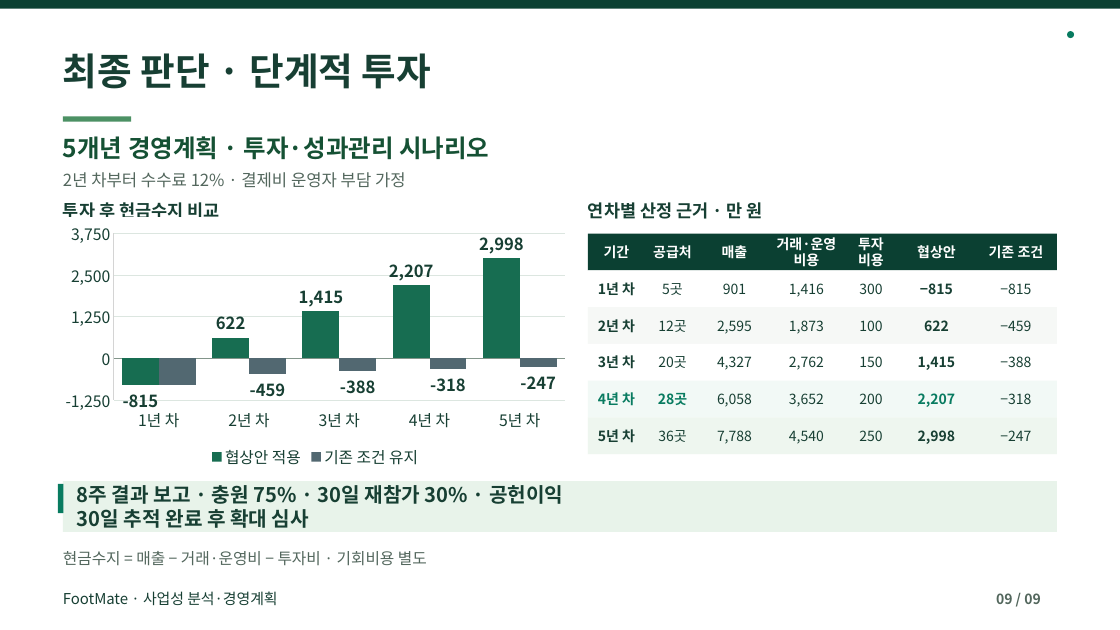
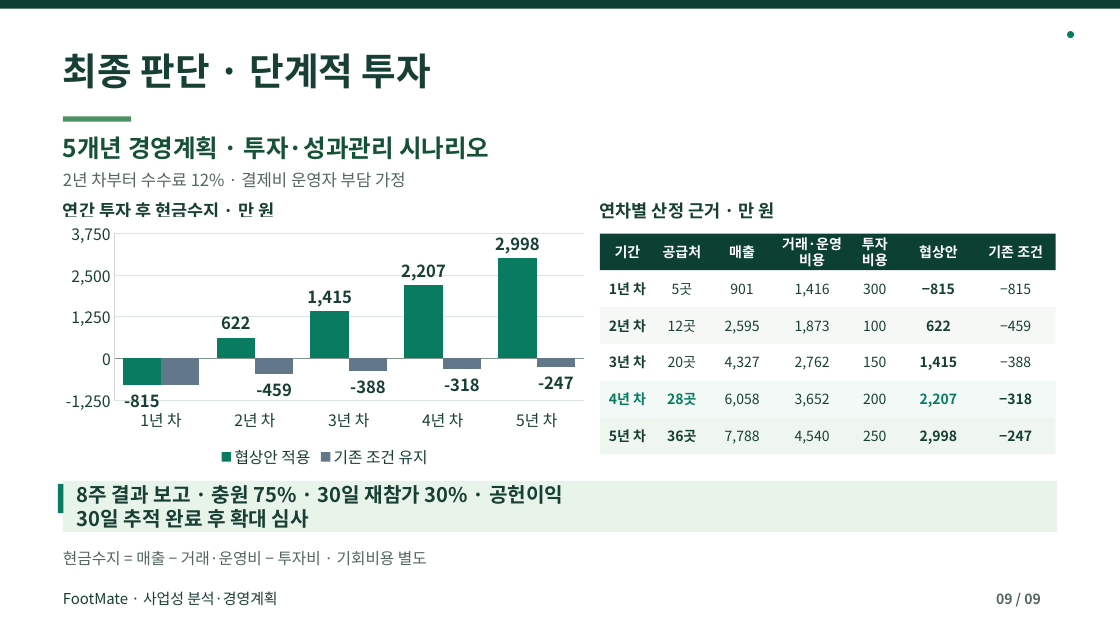
Before and after one commit to dohyunkimmm/footmate-case-study, a slide deck: slide 9 of src/case-study/downloads/footmate_report.pptx. Drawn at 1120x630 pixels with LibreOffice and Linux fonts; fonts in the diff are those of the drawing. Boxes give left, top, right and bottom in pixels: in the first picture for what was removed or moved away, otherwise in the second. Text is boxed around its words. In the diff, an @@ line names an element or a change of style, - is before the commit and + after.

```diff
--- a/src/case-study/downloads/footmate_report.pptx
+++ b/src/case-study/downloads/footmate_report.pptx
@@ text at (x1=63, y1=202, x2=274, y2=217): text changed @@
-투자 후 현금수지 비교
+연간 투자 후 현금수지 · 만 원
@@ column chart at (x1=55, y1=217, x2=595, y2=471) @@
@@ colour of 협상안 적용 #176D51 to #087B60 @@
@@ colour of 기존 조건 유지 #526871 to #63778B @@
@@ column chart resized from (x1=55, y1=217, x2=576, y2=471) to (x1=55, y1=217, x2=595, y2=471) @@
@@ rectangle resized from (x1=588, y1=234, x2=1057, y2=271) to (x1=600, y1=234, x2=1056, y2=271) @@
@@ rectangle resized from (x1=588, y1=271, x2=1057, y2=308) to (x1=600, y1=271, x2=1056, y2=308) @@
@@ rectangle resized from (x1=588, y1=308, x2=1057, y2=344) to (x1=600, y1=308, x2=1056, y2=344) @@
@@ rectangle resized from (x1=588, y1=344, x2=1057, y2=381) to (x1=600, y1=344, x2=1056, y2=381) @@
@@ rectangle resized from (x1=588, y1=381, x2=1057, y2=418) to (x1=600, y1=381, x2=1056, y2=418) @@
@@ 19 texts moved together from (x1=588, y1=202, x2=763, y2=444) to (x1=600, y1=202, x2=775, y2=444) @@
@@ rectangle resized from (x1=588, y1=418, x2=1057, y2=455) to (x1=600, y1=418, x2=1056, y2=455) @@
@@ bold on in 3 elements at (x1=999, y1=393, x2=1032, y2=404), (x1=999, y1=430, x2=1032, y2=441), (x1=667, y1=430, x2=696, y2=442) @@
@@ 12 texts moved together from (x1=777, y1=237, x2=884, y2=444) to (x1=782, y1=237, x2=888, y2=444) @@
```
Also in this commit, not shown: 8 other files.
